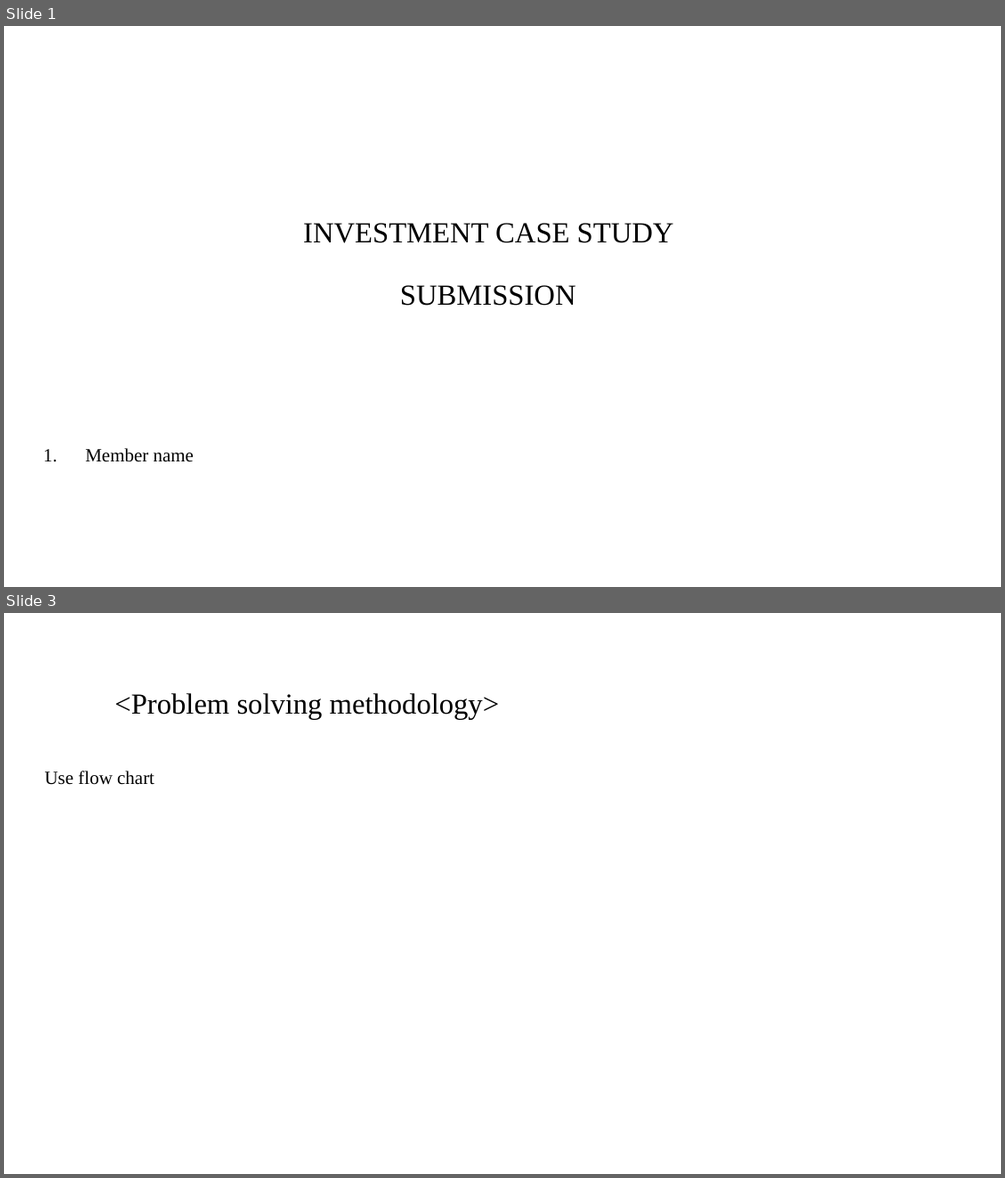
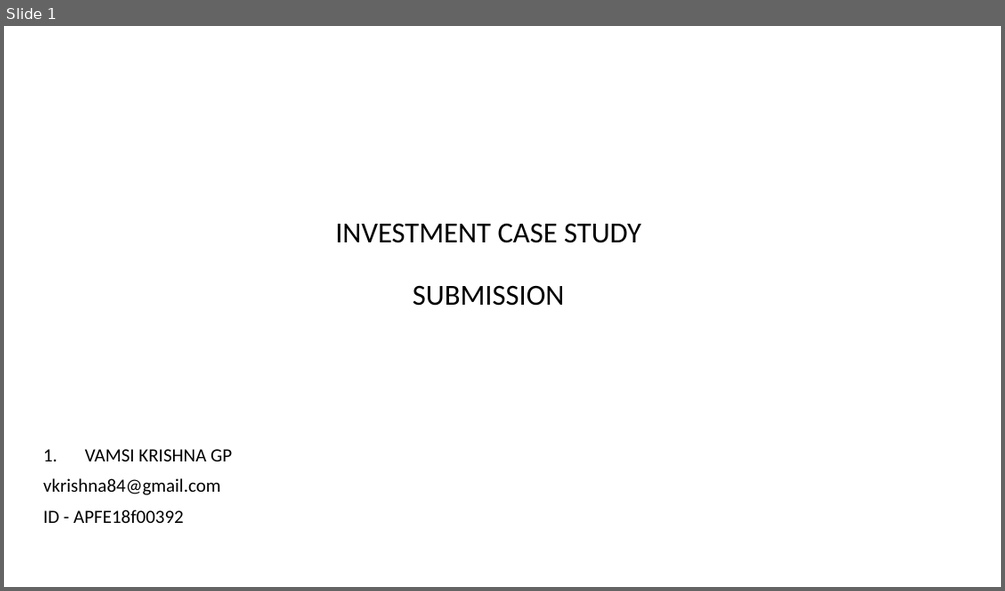
Before and after one commit to vamsigp/IIIT-B, a slide deck: 1. Statistics and Machine Learning/4. Investment Assignment/Spark+Funds+Final+Presentation.pptx. Shown one above the other, each under a label of ours: slides 1 and 3 before the commit, slide 1 after it; the slides between them are not shown. The pictures are 1005x1178 and 1005x591 pixels, drawn with LibreOffice and Linux fonts; fonts in the diff are those of the drawing; background and template pictures are left out. Boxes give left, top, right and bottom in pixels: in the first picture for what was removed or moved away, otherwise in the second. Text is boxed around its words. In the diff, an @@ line names an element or a change of style, - is before the commit and + after.

Commit message:
Investment assignment submission
Investment assignment submission

```diff
--- a/1. Statistics and Machine Learning/4. Investment Assignment/Spark+Funds+Final+Presentation.pptx
+++ b/1. Statistics and Machine Learning/4. Investment Assignment/Spark+Funds+Final+Presentation.pptx
@@ slide 3 removed at <box>4,613,1001,1174</box>, background #FFFFFF @@
@@ title removed at <box>114,693,500,719</box> @@
-<Problem solving methodology>
@@ text removed at <box>45,771,154,785</box> @@
-Use flow chart
@@ slide 1 changed as well @@
@@ title "INVESTMENT CASE STUDY SUBMISSION" at <box>335,223,641,305</box>: font Times New Roman to Calibri @@
@@ subtitle at <box>43,449,232,523</box>: text changed; font Times New Roman to Calibri @@
-1. Member name
+1. VAMSI KRISHNA GP
+vkrishna84@gmail.com
+ID - APFE18f00392
```
Also in this commit, not shown: 8 slides added, 8 other slides removed, 11 other files.
